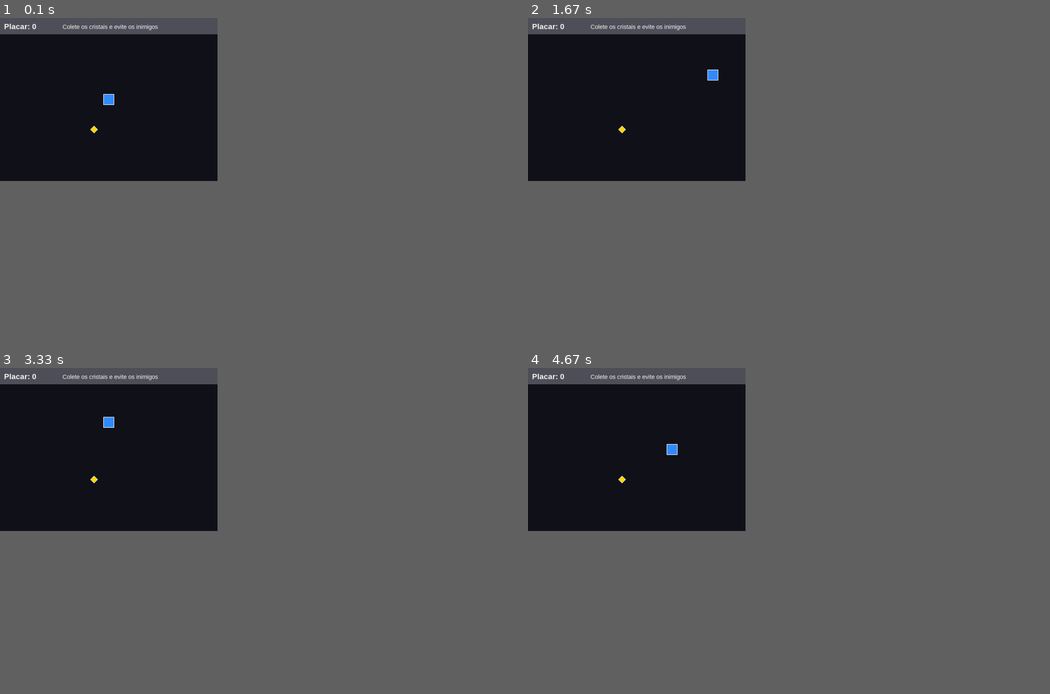
Above: before the commit, frames 1-4 (two rows, left to right).
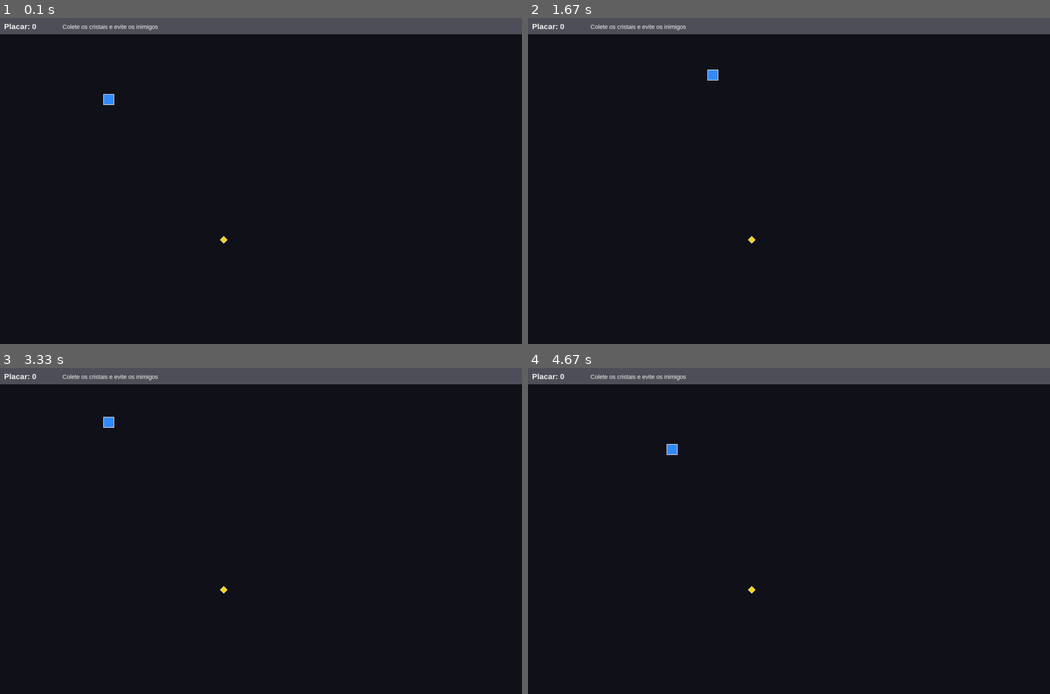
Above: after the commit, the same moments.

Repository: rodrigoraa/PyGame
Game: pygame game, started from caca_ao_cristal.py
Same seed, same stepped clock (60 frames per second), same inputs: the game is played once before the commit and once after it.
Inputs:
- Up to frame 1 (0.1 s): no input
- Up to frame 2 (1.67 s): hold Right 0.33-0.8 s; hold Up 0.83-1.13 s; hold Right 1.17-1.63 s
- Up to frame 3 (3.33 s): hold Left 1.67-2.2 s; hold Down 2.23-2.53 s; hold Left 2.57-2.97 s; hold Up from 3 s (still down)
- Up to frame 4 (4.67 s): release Up at 3.37 s; hold Right 3.4-4.03 s; hold Down 4.07-4.43 s; hold Left from 4.47 s (still down)
In our replay, the window is 375x281 before the commit and 900x562 after it. These sizes can differ from the game's own. Grey fills any space a smaller window leaves; there, only what the larger window draws over its background counts as a difference.

The runs differ from the first frame. In frame 1, 2.9% of the frame differs, in the area x 17-100%, y 0-70%; in frame 2, 2.9%; in frame 3, 2.9%; in frame 4, 2.9%.

Commit message:
first commit

Diff:
--- a/caca_ao_cristal.py
+++ b/caca_ao_cristal.py
@@ -6,8 +6,8 @@
 pygame.init()
 
 # Define o tamanho da janela do jogo.
-LARGURA = 800
-ALTURA = 600
+LARGURA = 1920
+ALTURA = 1200
 tela = pygame.display.set_mode((LARGURA, ALTURA))
 pygame.display.set_caption("Caça ao Cristal")
 
